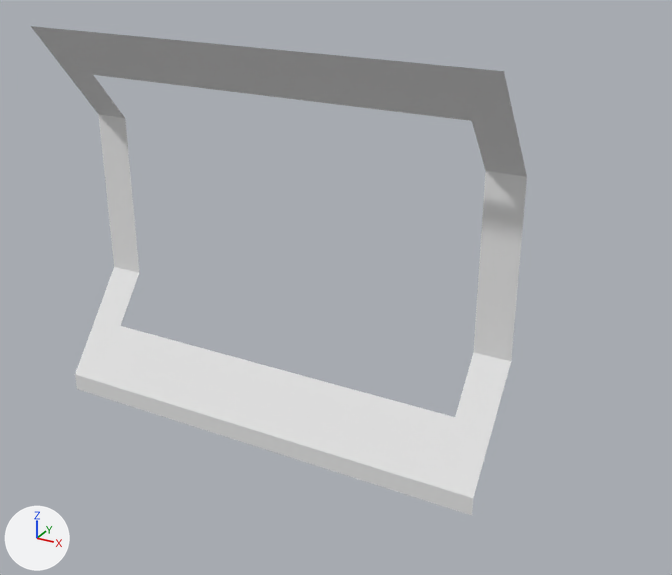
The OBJ model art/3D_Env/3D_Assets/3D_Models/Env_Models/3_WareHouse/WallBaseWindowWareHouse.obj, before and after one commit.
Before and after are seen from a camera (50 mm lens) standing at (4.87, -4.51, 5.47) and looking at (0.78, 2.94, 1.74). The lights are fixed; the arrows at lower left show +X, +Y and +Z. The picture after the commit comes second. Where no turn or scale is listed for an object, it has been applied to the vertices.

The first picture shows 'WallBaseWindowWareHouse'.
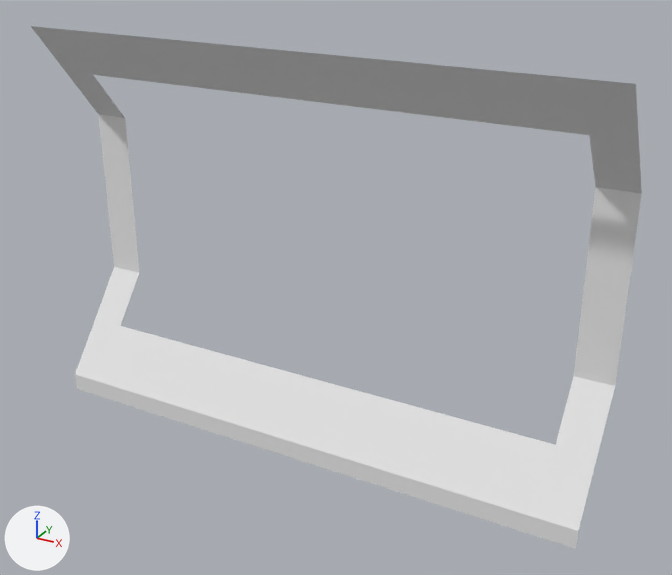
The newer file is also turned or shifted as a whole; pictures and numbers use the older file's frame.

The change, as JSON lines over the scene's bpy script:
```json
{"block": "me_wallbasewindowwarehouse", "where": "# used by ob_wallbasewindowwarehouse; location = (0.0, 0.0, 0.0)"}
{"block": "me_wallbasewindowwarehouse", "where": "# verts and faces of me_wallbasewindowwarehouse; kept vertices keep their numbers, new ones are numbered from 36"}
{"block": "me_wallbasewindowwarehouse", "where": "# before: 0 (2.5, 2.5, 0.1) at pixel (473, 498), 2 (2.5, 3.34, 1.17) at pixel (511, 361), 4 (2.5, 3.34, 3.03) at pixel (526, 176), 6 (2.5, 2.5, 4.1) at pixel (503, 71), 8 (2.5, 2.5, -0.1) at pixel (472, 515)"}
{"block": "me_wallbasewindowwarehouse", "where": "# before: 15 (2.11, 2.5, 0.1) at pixel (435, 486), 16 (2.11, 3.34, 1.17) at pixel (473, 352), 17 (2.11, 3.34, 3.03) at pixel (485, 170), 18 (2.11, 2.5, 4.1) at pixel (456, 66), 19 (2.11, 2.5, -0.1) at pixel (434, 503)"}
{"block": "me_wallbasewindowwarehouse", "where": "# before: 20 (2.5, 2.91, 3.58) at pixel (515, 126), 23 (2.11, 2.91, 3.58) at pixel (471, 120), 24 (2.5, 2.93, 0.65) at pixel (492, 427), 27 (2.11, 2.93, 0.65) at pixel (454, 417), 32 (2.5, 3.34, 1.4) at pixel (513, 340)"}
{"block": "me_wallbasewindowwarehouse", "where": "# before: 33 (2.11, 3.34, 1.4) at pixel (474, 331), 34 (2.5, 3.34, 1.75) at pixel (515, 307), 35 (2.11, 3.34, 1.75) at pixel (477, 298)"}
{"op": "remove", "block": "me_wallbasewindowwarehouse", "code": "me_wallbasewindowwarehouse.from_pydata(...)  # 36 vertices, 19 faces; spans x -2.5..2.5, y 2.5..3.34, z -0.1..4.1"}
{"op": "add", "block": "me_wallbasewindowwarehouse", "code": "me_wallbasewindowwarehouse.from_pydata(...)  # 28 vertices, 15 faces; spans x -2.5..3.5, y 2.5..3.34, z -0.1..4.1"}
{"block": "me_wallbasewindowwarehouse", "change": "me_wallbasewindowwarehouse part 1"}
{"op": "add", "block": "me_wallbasewindowwarehouse", "code": "delete_vertices([*range(32, 36)])  # with the faces that use them"}
{"op": "add", "block": "me_wallbasewindowwarehouse", "code": "for i in [0, 2, 4, 6, 8, *range(15, 21), 23, 24, 27]: verts[i] += (1.0, 0.0, 0.0)"}
{"op": "add", "block": "me_wallbasewindowwarehouse", "code": "faces += [(2, 4, 17, 16)]"}
{"block": "me_wallbasewindowwarehouse", "change": "other edits to the shape of me_wallbasewindowwarehouse do not show in these pictures"}
```

What differs and where, as boxes [x1, y1, x2, y2] in the pictures (672 x 575 px):
```json
{"object": "WallBaseWindowWareHouse", "change": "reshaped", "before": [31, 26, 527, 515], "after": [31, 26, 642, 549], "on screen": "23% wider, 7% taller"}
{"part": 1, "of": "me_wallbasewindowwarehouse", "change": "built on", "before": [453, 71, 527, 515], "after": [453, 71, 642, 549]}
```
